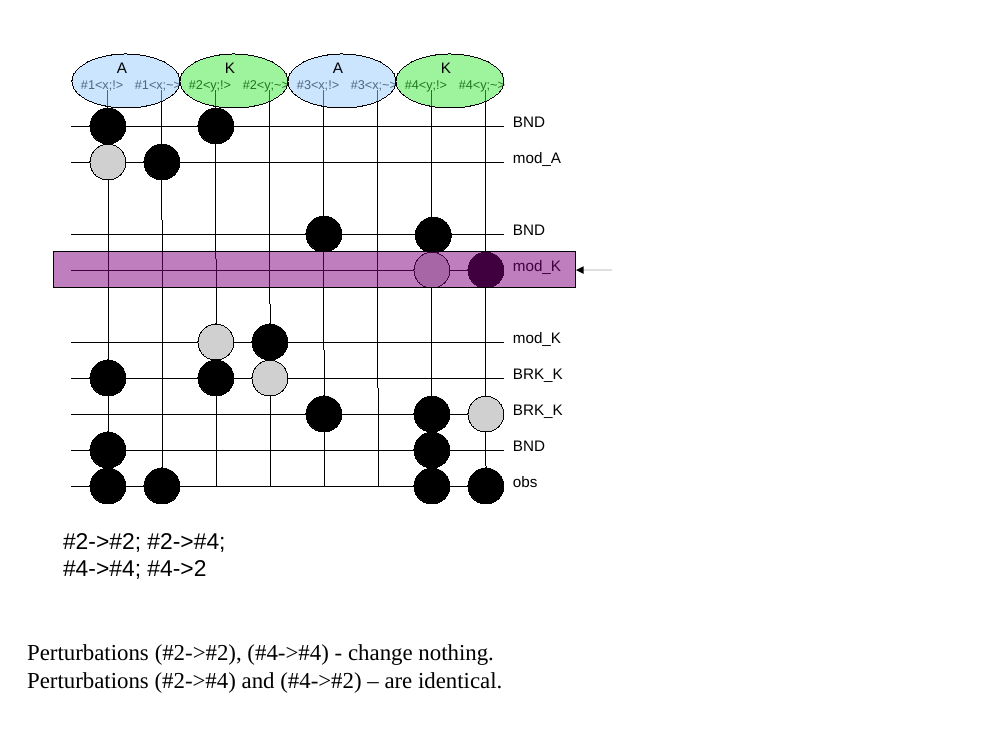
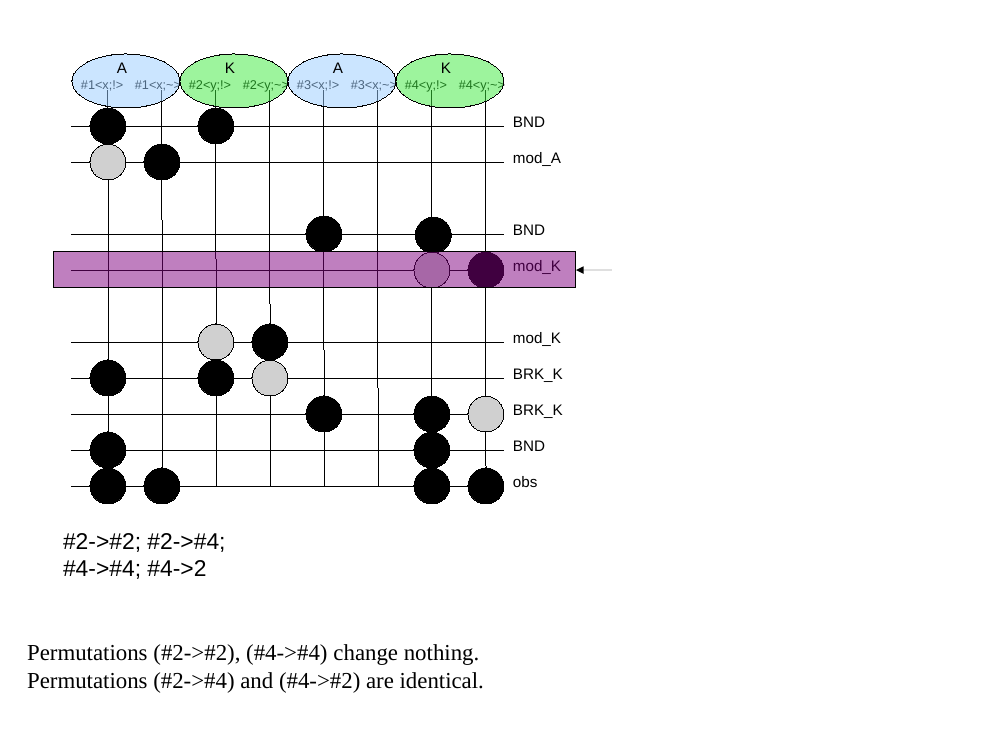
Before and after one commit to kappamodeler/jkappa, a slide deck: slide 20 of documents/StrongCompression/strong.odp. Drawn at 1008x756 pixels with LibreOffice and Linux fonts; fonts in the diff are those of the drawing; grey boxes stand for pictures. Boxes give left, top, right and bottom in pixels: in the first picture for what was removed or moved away, otherwise in the second. Text is boxed around its words. In the diff, an @@ line names an element or a change of style, - is before the commit and + after.

```diff
--- a/documents/StrongCompression/strong.odp
+++ b/documents/StrongCompression/strong.odp
@@ text at box(27, 644, 484, 693): text changed @@
-Perturbations (#2->#2), (#4->#4) - change nothing.
-Perturbations (#2->#4) and (#4->#2) – are identical.
+Permutations (#2->#2), (#4->#4) change nothing.
+Permutations (#2->#4) and (#4->#2) are identical.
```
Also in this commit, not shown: 14 other slides changed, 4 other files.
